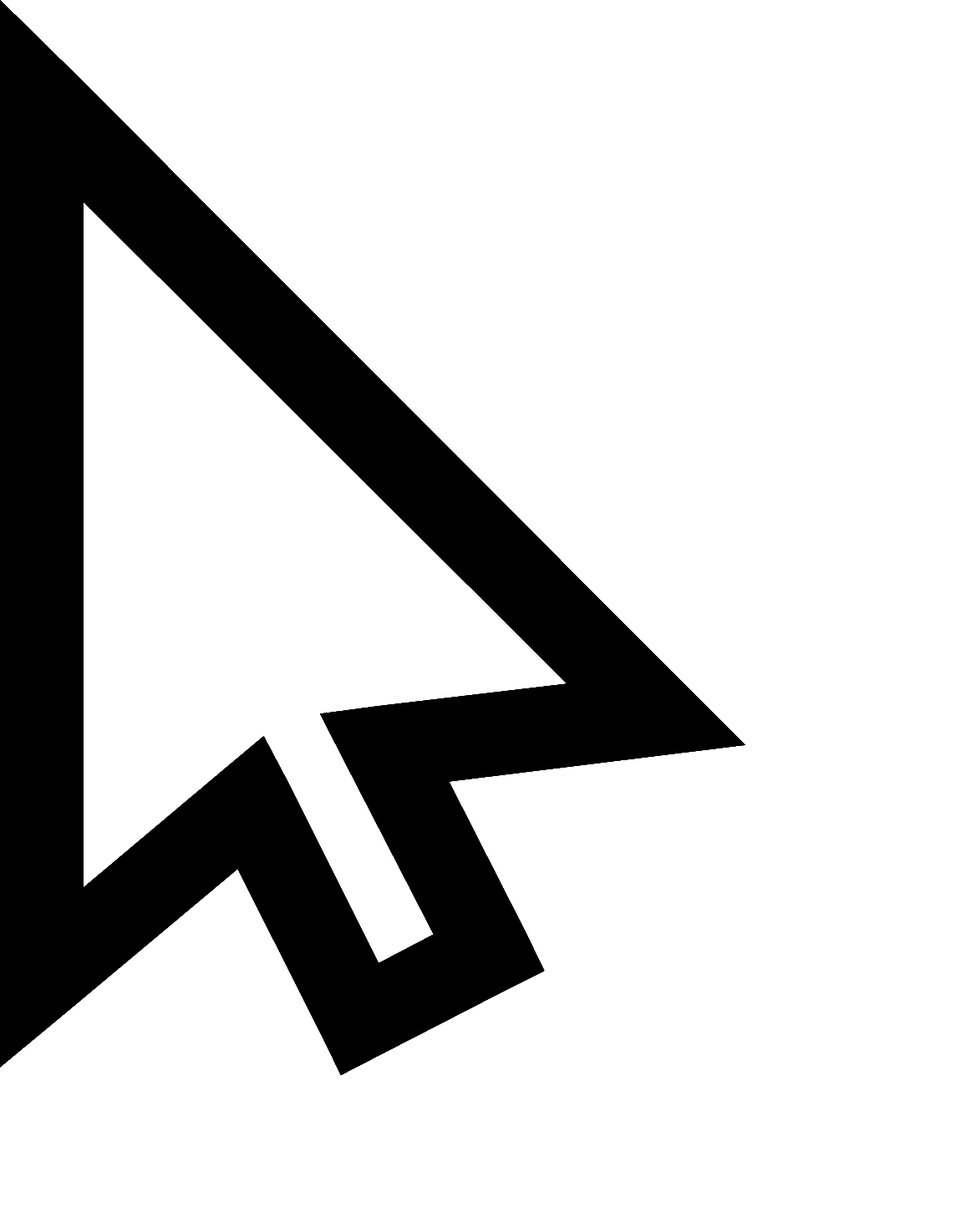
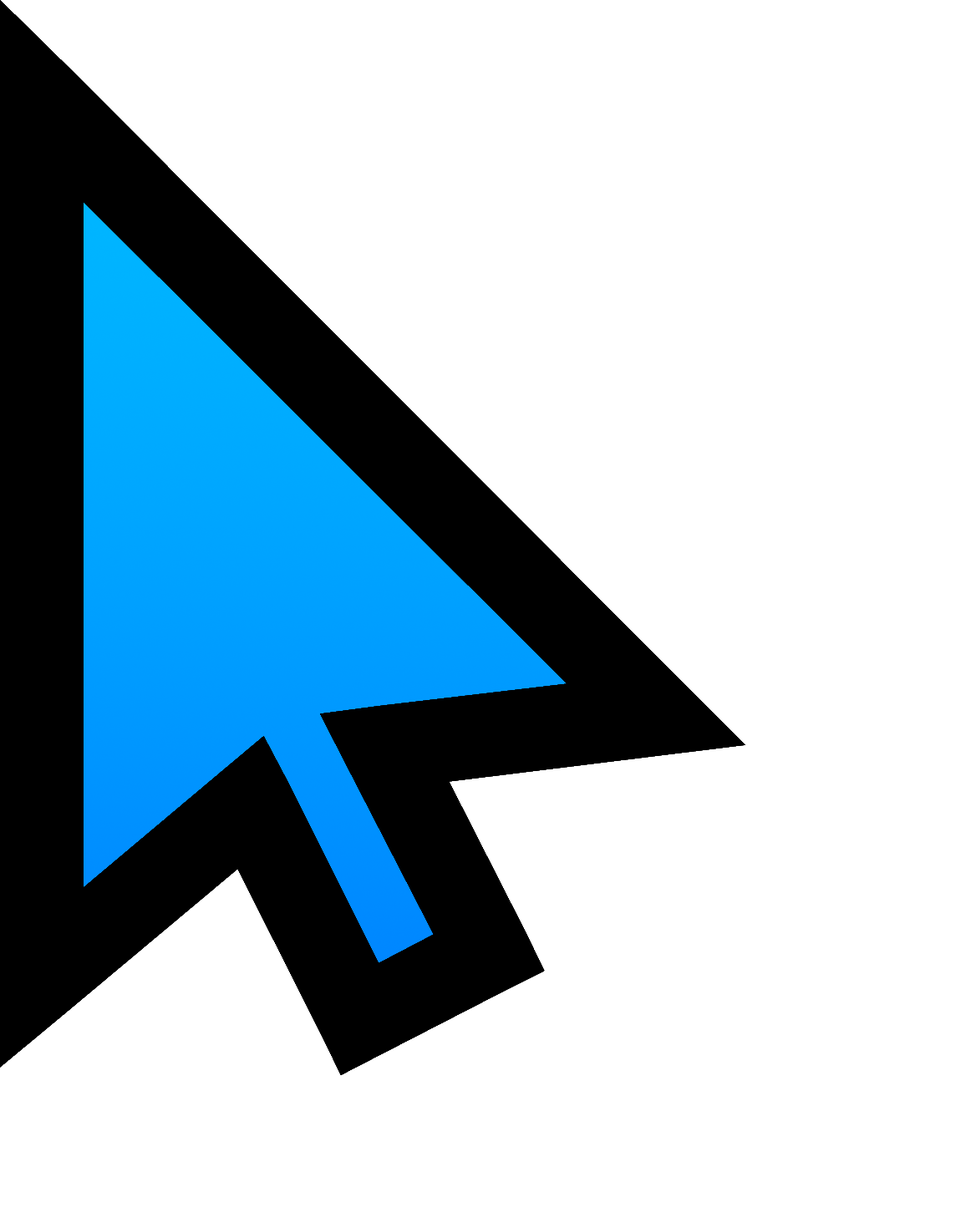
Layer changes from the first 961x1228 image to the second:
added layer "Layer 1 copy" above "Layer 1" over [83, 202, 567, 964]
